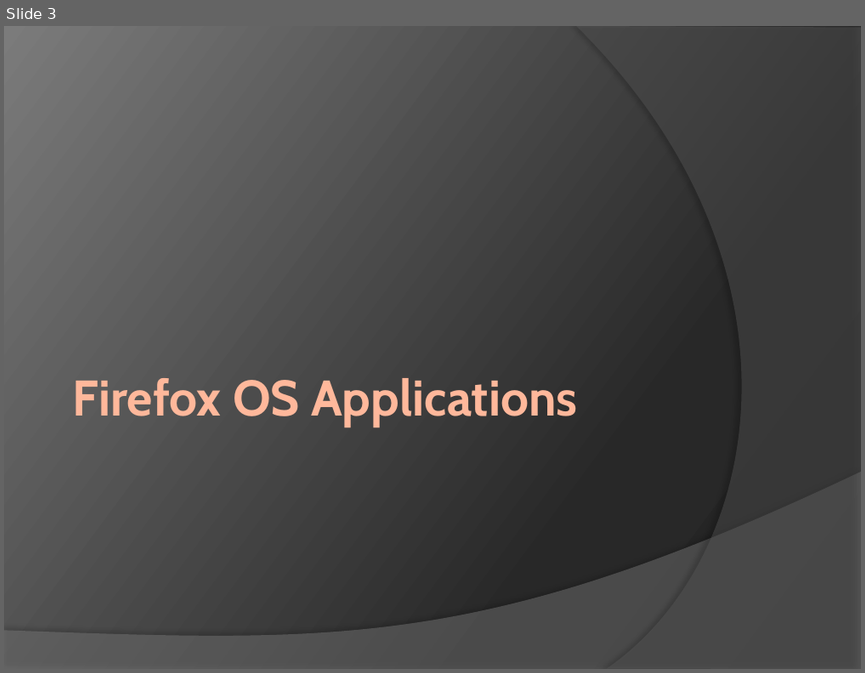
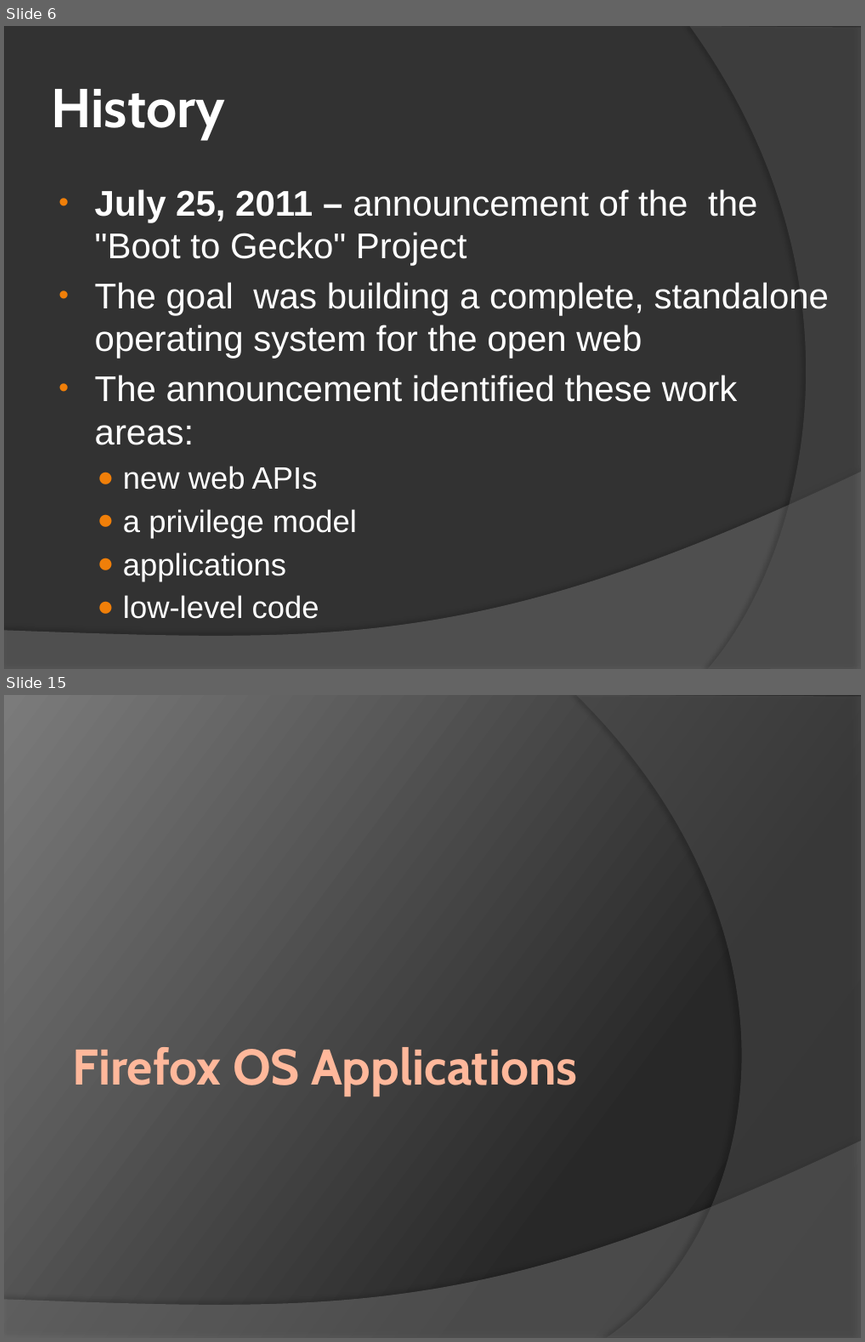
Before and after one commit to ymihaylov/Firefox-OS-Documentation-Project, a slide deck: Firefox OS.pptx. Shown one above the other, each under a label of ours: slide 3 before the commit, slides 6 and 15 after it; the slides between them are not shown. The pictures are 865x673 and 865x1342 pixels, drawn with LibreOffice and Linux fonts; fonts in the diff are those of the drawing. Boxes give left, top, right and bottom in pixels: in the first picture for what was removed or moved away, otherwise in the second. Text is boxed around its words. In the diff, an @@ line names an element or a change of style, - is before the commit and + after.

```diff
--- a/Firefox OS.pptx
+++ b/Firefox OS.pptx
@@ slide 6 added at <box>4,26,861,669</box>, background #323232; not listed: 1 template element that a slide beside it also shows @@
@@ freeform shape added at <box>689,26,861,669</box>, fill #5E5E5E at 40% opacity @@
@@ title added at <box>51,89,225,139</box>, 46 pt, text #FFFFFF, bold @@
+History
@@ text added at <box>95,189,828,618</box>, 30 pt, text #FFFFFF @@
+• July 25, 2011 – announcement of the the "Boot to Gecko" Project
+• The goal was building a complete, standalone operating system for the open web
+• The announcement identified these work areas:
+  ● new web APIs
+  ● a privilege model
+  ● applications
+  ● low-level code
@@ what was slide 3 is now slide 15 @@
```
Also in this commit, not shown: 1 slide changed, 12 other slides added, 1 slide removed.
